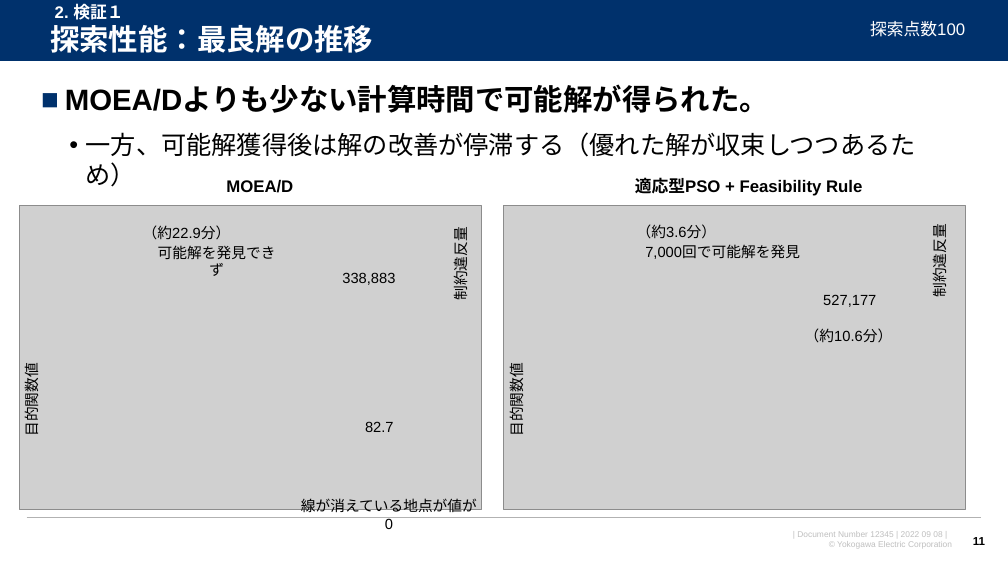
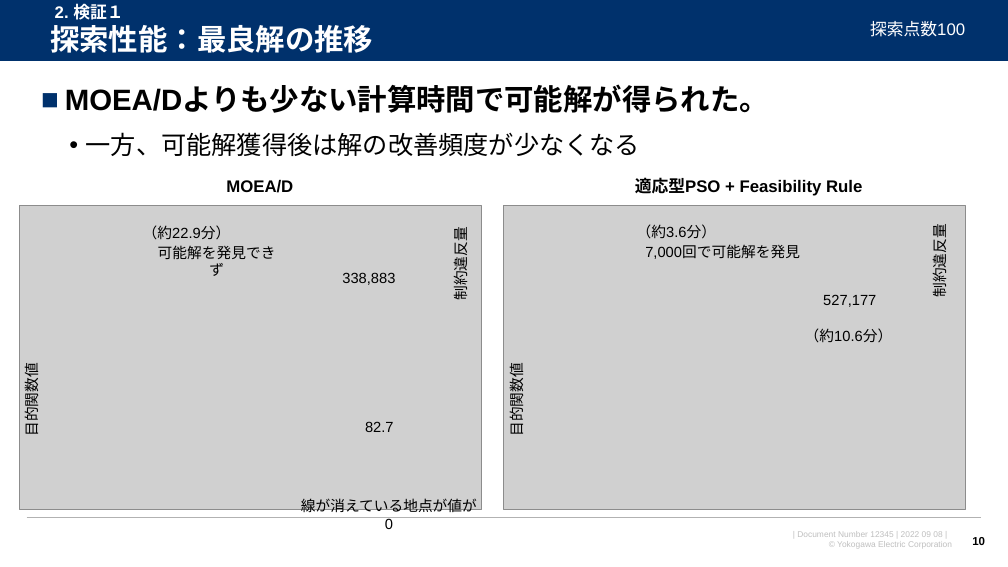
Before and after one commit to watarukumagai-git/opt, a slide deck: slide 10 of opt/220915_スケジューリング問題の検証_rev.0.pptx (slide 11 before the commit). Drawn at 1008x567 pixels with LibreOffice and Linux fonts; fonts in the diff are those of the drawing; grey boxes stand for pictures; background and template pictures are left out. Boxes give left, top, right and bottom in pixels: in the first picture for what was removed or moved away, otherwise in the second. Text is boxed around its words. In the diff, an @@ line names an element or a change of style, - is before the commit and + after.

```diff
--- a/opt/220915_スケジューリング問題の検証_rev.0.pptx
+++ b/opt/220915_スケジューリング問題の検証_rev.0.pptx
@@ text at (x1=86, y1=132, x2=640, y2=156): text changed @@
-  • 一方、可能解獲得後は解の改善が停滞する（優れた解が収束しつつあるため）
+  • 一方、可能解獲得後は解の改善頻度が少なくなる
@@ page number at (x1=972, y1=537, x2=985, y2=545): text changed @@
-11
+10
```
Also in this commit, not shown: 15 other slides changed, 4 slides added.
